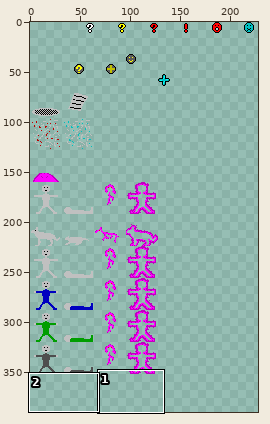
A sprite sheet gets an edit: assets/graphics/entities.png. Above, an overview of the earlier version with the close-up marked.
Close-up. Before the edit:
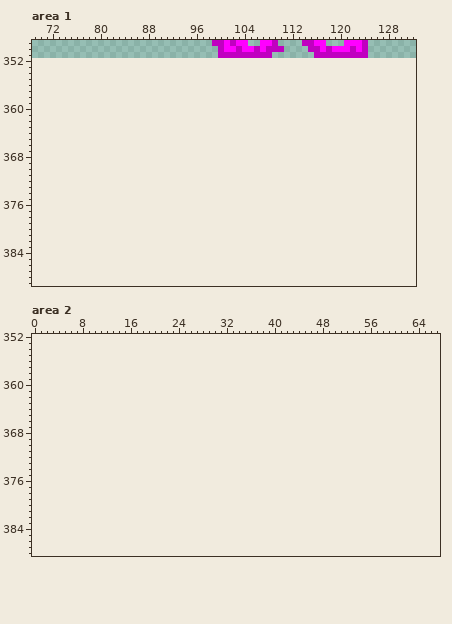
The file is 288x352 pixels. Pixels under 10% opacity are left out. Shown: area 1: x 69..132, y 349..389; area 2: x 0..67, y 352..388. The old version is drawn lined up with the new one, on the new canvas. The wide view leaves out empty margins.
The same view after the edit:
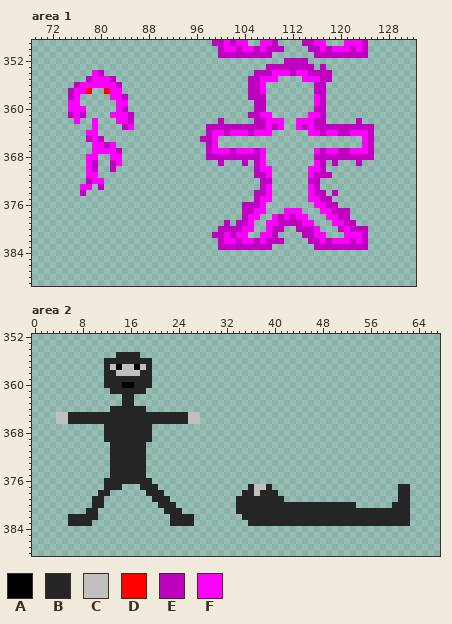
Palette (. is transparent): A #000000  B #252525  C #c0c0c0  D #ff0000  E #c000c0  F #ff00ff
From old to new:
canvas 288x352 -> 288x640
Area 1:
y 352: x 111..114 .... -> EEEE
y 353: x 108..115 ........ -> EEEEEEEE; x 117 . -> E
y 354: x 79..80 .. -> FE; x 106..118 ............. -> EEEFFFEFFEEEE
y 355: x 78..82 ..... -> EFFFE; x 105..109 ..... -> EEFFF; x 114..118 ..... -> FFFEE
y 356: x 76..83 ........ -> EFFFFFFE; x 105..107 ... -> EEF; x 116..117 .. -> EE
y 357: x 75..78 .... -> EFFD; x 81..83 ... -> DFF; x 105..107 ... -> EEF; x 116..117 .. -> EE
y 358: x 75..76 .. -> EF; x 82..84 ... -> FFE; x 105..107 ... -> EEE; x 116..117 .. -> FE
y 359: x 75..76 .. -> FF; x 83..84 .. -> FF; x 106..107 .. -> EE; x 116..117 .. -> FE
y 360: x 75..77 ... -> FFF; x 83..84 .. -> FE; x 106..107 .. -> EE; x 116..117 .. -> EE
y 361: x 75..77 ... -> EFE; x 82..85 .... -> FFFE; x 105..108 .... -> EEFF; x 115..117 ... -> FFE
y 362: x 76 . -> F; x 79 . -> F; x 83..85 ... -> FFE; x 100 . -> E; x 106..110 ..... -> EEFFF; x 113..117 ..... -> FFFEE; x 123 . -> E
y 363: x 79 . -> F; x 84..85 .. -> EF; x 98..110 ............. -> EEEEEEEEEEFEF; x 113..125 ............. -> FEFEEEEEEEEEE
y 364: x 78..79 .. -> FF; x 98..108 ........... -> EFFEFFFEFFF; x 115..125 ........... -> FFEFFEEFFFE
y 365: x 78..80 ... -> EFE; x 97..99 ... -> EEF; x 124..125 .. -> FE
y 366: x 79..82 .... -> FFEF; x 98..99 .. -> EF; x 124..125 .. -> FE
y 367: x 79..83 ..... -> FFFFE; x 98..107 .......... -> EFFFEFFFEF; x 116..125 .......... -> FEFFEEFFFE
y 368: x 78..79 .. -> FF; x 82..83 .. -> FF; x 98..107 .......... -> EEEEEEEEEF; x 116..125 .......... -> EEEEEEEEEE
y 369: x 78..79 .. -> FE; x 82..83 .. -> EF; x 100 . -> E; x 104 . -> E; x 106..107 .. -> EF; x 116..117 .. -> FE; x 119 . -> E; x 123 . -> E
y 370: x 78..79 .. -> FE; x 82 . -> E; x 106..108 ... -> EFF; x 115..117 ... -> FFE
y 371: x 78..79 .. -> FF; x 106..108 ... -> EEF; x 115..118 .... -> FEEE
y 372: x 78..80 ... -> EFF; x 107..108 .. -> EE; x 115..116 .. -> EE
y 373: x 77..78 .. -> FF; x 80 . -> E; x 107..108 .. -> EF; x 115..116 .. -> FE
y 374: x 77 . -> E; x 106..108 ... -> EEF; x 115..117 ... -> FEE; x 119 . -> E
y 375: x 106..108 ... -> EFF; x 115..118 .... -> FFEE
y 376: x 104..107 .... -> EEEF; x 116..119 .... -> FFEE
y 377: x 104..107 .... -> EEFF; x 111..113 ... -> FFF; x 117..121 ..... -> FFEEE
y 378: x 104..106 ... -> EFF; x 109..114 ...... -> FEFEFF; x 118..121 .... -> FFEE
y 379: x 101 . -> E; x 103..105 ... -> EEF; x 108..115 ........ -> FFEEEEFF; x 119..122 .... -> FFEE
y 380: x 100..105 ...... -> EEEEFF; x 108..110 ... -> FEE; x 113..116 .... -> EEEF; x 120..124 ..... -> EFEEE
y 381: x 99..104 ...... -> EEFEFF; x 107..109 ... -> FFE; x 114..117 .... -> EEFF; x 121..124 .... -> FFFE
y 382: x 100..110 ........... -> EFFEFFEFEEE; x 115..124 .......... -> EEFEFFFEFE
y 383: x 100..108 ......... -> EEEEEEEEE; x 116..124 ......... -> EEEEEEEEE
Area 2:
y 355: x 14..17 .... -> BBBB
y 356: x 12..19 ........ -> BBBBBBBB
y 357: x 12..19 ........ -> BCACCACB
y 358: x 12..19 ........ -> BBCCCCBB
y 359: x 12..19 ........ -> BBBBBBBB
y 360: x 12..19 ........ -> BBBAABBB
y 361: x 13..18 ...... -> BBBBBB
y 362..363: x 15..16 .. -> BB
y 364: x 13..18 ...... -> BBBBBB
y 365..366: x 4..27 ........................ -> CCBBBBBBBBBBBBBBBBBBBBCC
y 367..369: x 12..19 ........ -> BBBBBBBB
y 370..375: x 13..18 ...... -> BBBBBB
y 376: x 12..19 ........ -> BBBBBBBB
y 377: x 12..14 ... -> BBB; x 18..20 ... -> BBB; x 36..39 .... -> BCCB; x 61..62 .. -> BB
y 378: x 11..12 .. -> BB; x 19..21 ... -> BBB; x 35..40 ...... -> BBCBBB; x 61..62 .. -> BB
y 379: x 10..11 .. -> BB; x 20..22 ... -> BBB; x 34..41 ........ -> BBBBBBBB; x 61..62 .. -> BB
y 380: x 10..11 .. -> BB; x 21..23 ... -> BBB; x 34..53 .................... -> BBBBBBBBBBBBBBBBBBBB; x 60..62 ... -> BBB
y 381: x 9..10 .. -> BB; x 22..24 ... -> BBB; x 34..62 ............................. -> BBBBBBBBBBBBBBBBBBBBBBBBBBBBB
y 382: x 6..10 ..... -> BBBBB; x 23..26 .... -> BBBB; x 35..62 ............................ -> BBBBBBBBBBBBBBBBBBBBBBBBBBBB
y 383: x 6..9 .... -> BBBB; x 23..26 .... -> BBBB; x 36..62 ........................... -> BBBBBBBBBBBBBBBBBBBBBBBBBBB
Pixel boxes of the changes (left, top, right, bottom) in both close-ups:
added: (200, 58, 374, 250)
added: (68, 70, 134, 196)
added: (56, 352, 200, 526)
added: (236, 484, 410, 526)
